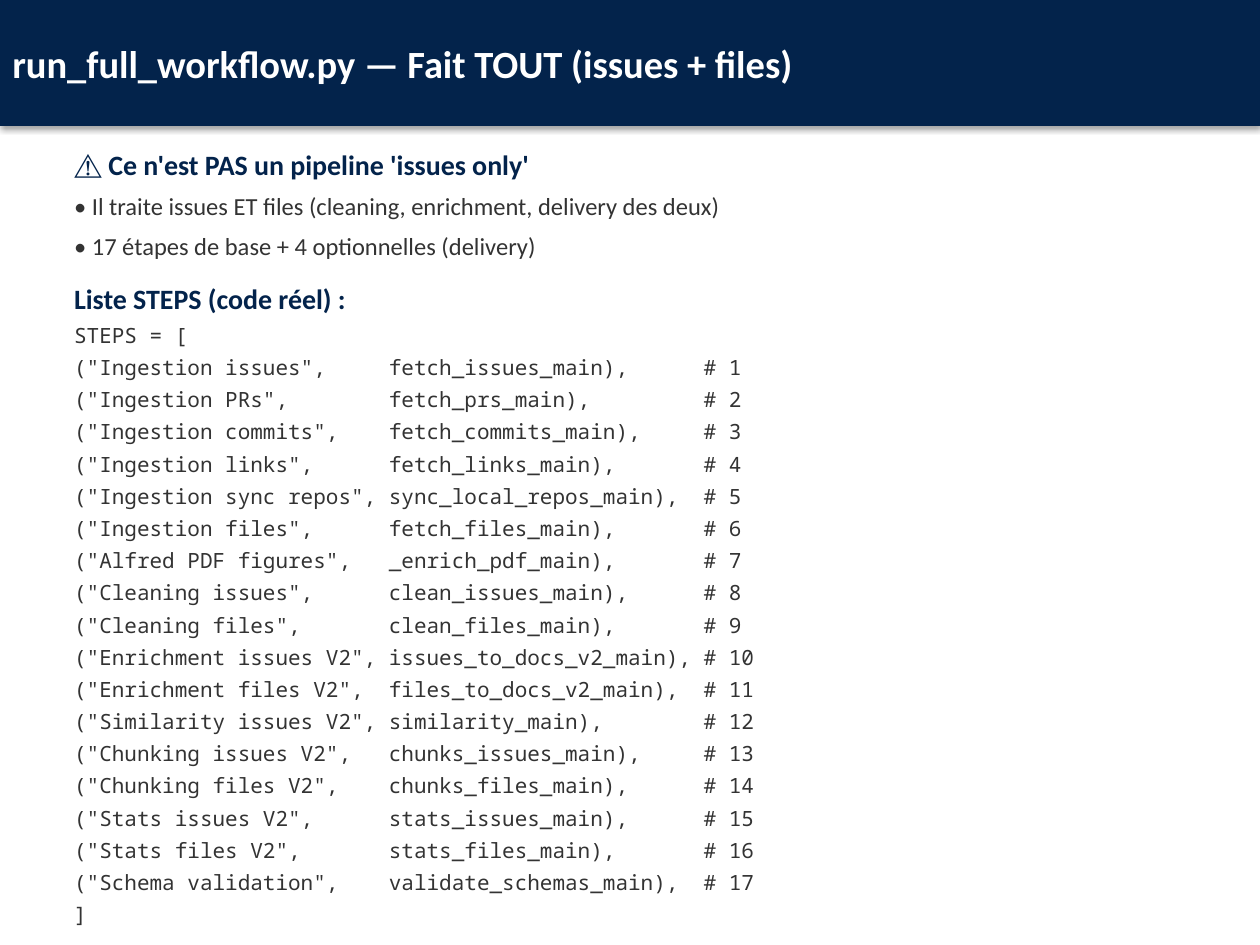
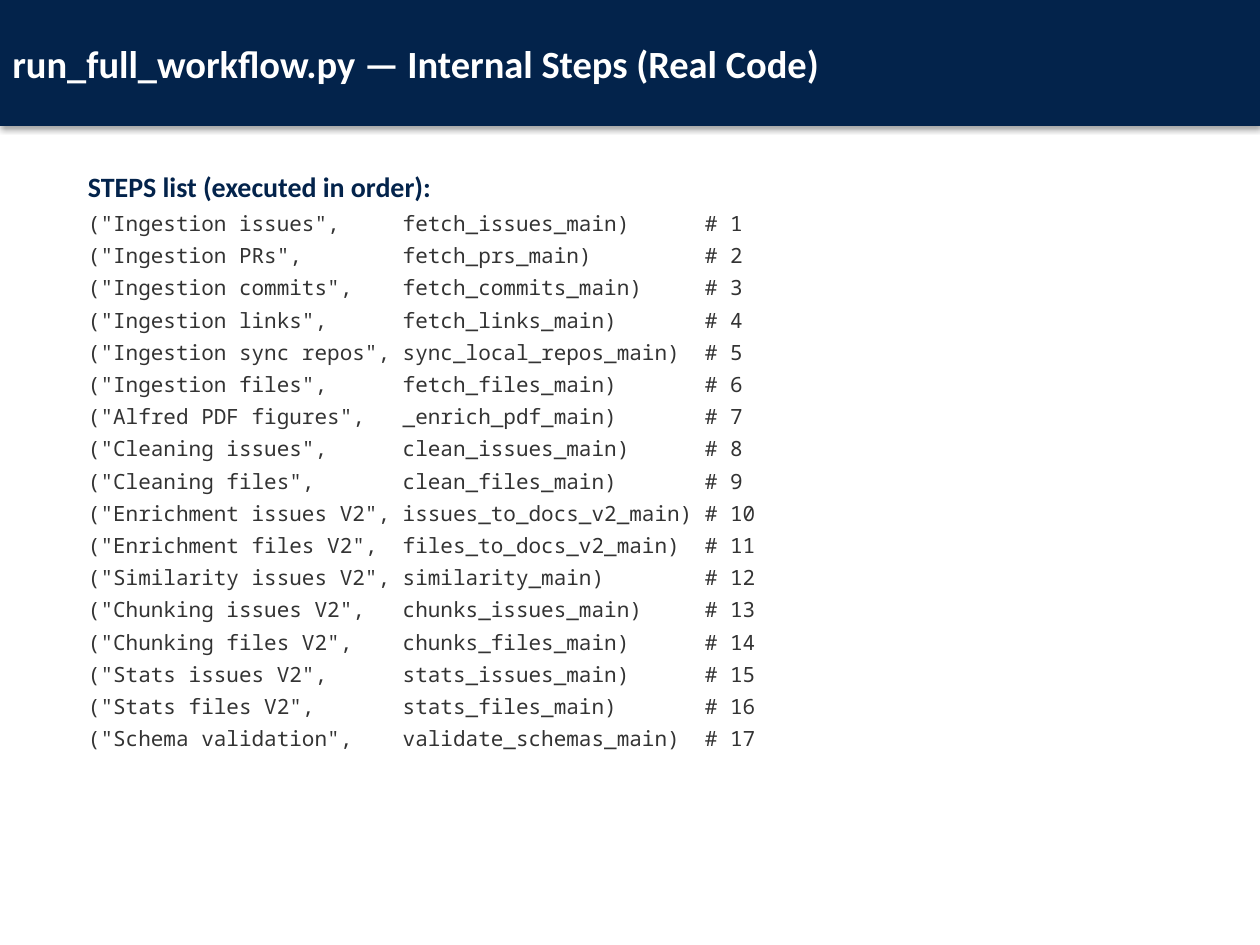
Before and after one commit to ALABSTM/stm32cube-gh-kb-pipeline, a slide deck: slide 17 of docs/Atelier_Pratique_Pipeline_STM32Cube.pptx (slide 9 before the commit). Drawn at 1260x945 pixels with LibreOffice and Linux fonts; fonts in the diff are those of the drawing. Boxes give left, top, right and bottom in pixels: in the first picture for what was removed or moved away, otherwise in the second. Text is boxed around its words. In the diff, an @@ line names an element or a change of style, - is before the commit and + after.

```diff
--- a/docs/Atelier_Pratique_Pipeline_STM32Cube.pptx
+++ b/docs/Atelier_Pratique_Pipeline_STM32Cube.pptx
@@ text in rectangle at bbox=[12, 49, 819, 84]: text changed @@
-run_full_workflow.py — Fait TOUT (issues + files)
+run_full_workflow.py — Internal Steps (Real Code)
@@ text at bbox=[88, 176, 755, 750]: text changed @@
-⚠️ Ce n'est PAS un pipeline 'issues only'
-• Il traite issues ET files (cleaning, enrichment, delivery des deux)
-• 17 étapes de base + 4 optionnelles (delivery)
-Liste STEPS (code réel) :
-STEPS = [
-("Ingestion issues", fetch_issues_main), # 1
-("Ingestion PRs", fetch_prs_main), # 2
-("Ingestion commits", fetch_commits_main), # 3
-("Ingestion links", fetch_links_main), # 4
-("Ingestion sync repos", sync_local_repos_main), # 5
-("Ingestion files", fetch_files_main), # 6
-("Alfred PDF figures", _enrich_pdf_main), # 7
-("Cleaning issues", clean_issues_main), # 8
-("Cleaning files", clean_files_main), # 9
-("Enrichment issues V2", issues_to_docs_v2_main), # 10
-("Enrichment files V2", files_to_docs_v2_main), # 11
-("Similarity issues V2", similarity_main), # 12
-("Chunking issues V2", chunks_issues_main), # 13
-("Chunking files V2", chunks_files_main), # 14
-("Stats issues V2", stats_issues_main), # 15
-("Stats files V2", stats_files_main), # 16
-("Schema validation", validate_schemas_main), # 17
-]
+STEPS list (executed in order):
+("Ingestion issues", fetch_issues_main) # 1
+("Ingestion PRs", fetch_prs_main) # 2
+("Ingestion commits", fetch_commits_main) # 3
+("Ingestion links", fetch_links_main) # 4
+("Ingestion sync repos", sync_local_repos_main) # 5
+("Ingestion files", fetch_files_main) # 6
+("Alfred PDF figures", _enrich_pdf_main) # 7
+("Cleaning issues", clean_issues_main) # 8
+("Cleaning files", clean_files_main) # 9
+("Enrichment issues V2", issues_to_docs_v2_main) # 10
+("Enrichment files V2", files_to_docs_v2_main) # 11
+("Similarity issues V2", similarity_main) # 12
+("Chunking issues V2", chunks_issues_main) # 13
+("Chunking files V2", chunks_files_main) # 14
+("Stats issues V2", stats_issues_main) # 15
+("Stats files V2", stats_files_main) # 16
+("Schema validation", validate_schemas_main) # 17
```
Also in this commit, not shown: 20 other slides changed, 58 slides added, 13 slides removed, 27 other files.
